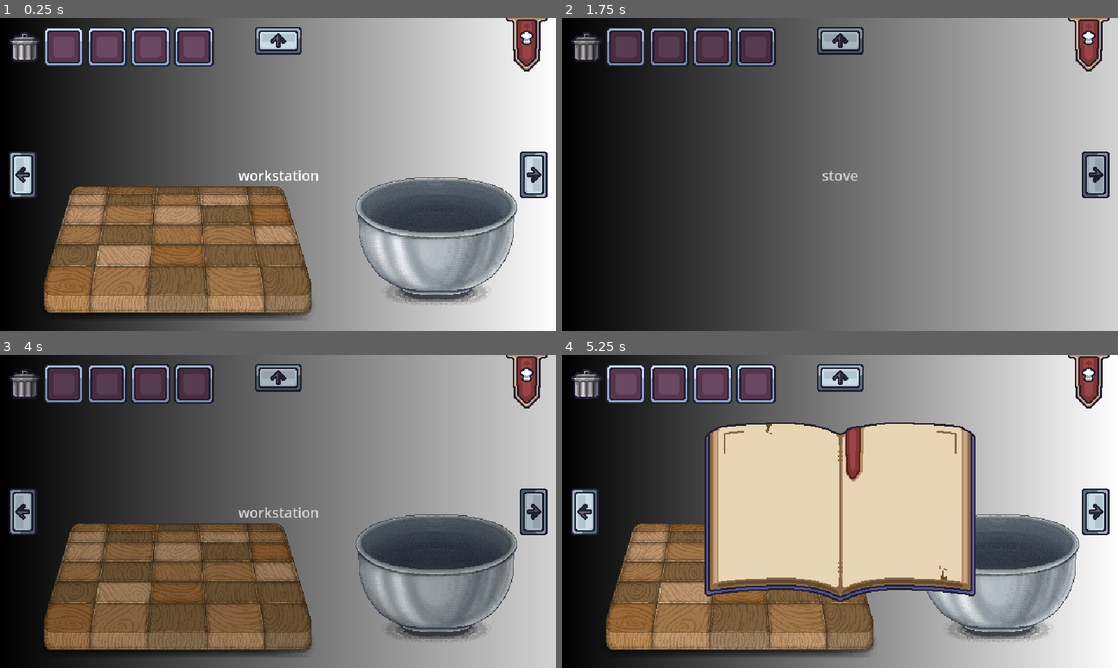
Above: before the commit, frames 1-4 (two rows, left to right).
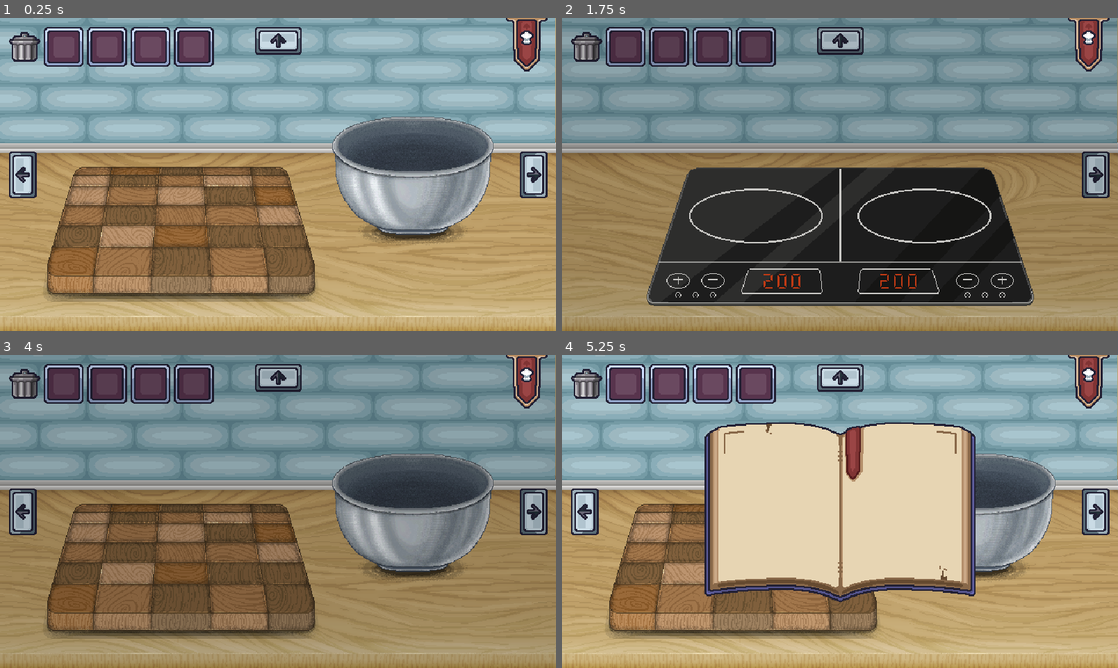
Above: after the commit, the same moments.

Repository: takanazwa5/BayoJajoJam
Game: Godot game, scene res://main.tscn
The game is run twice, just before and just after one commit, with the same random seed, the same clock (stepped at 60 frames per second) and the same inputs.
Inputs (mouse positions are in pixels of both pictures, inside the frame that each line leads up to; where the layout moved, square brackets give the same spot in the first picture):
- Up to frame 1 (0.25 s): no input
- Up to frame 2 (1.75 s): click (739, 233) [739, 252] at 0.5 s; click (595, 174) at 1.25 s
- Up to frame 3 (4 s): click (533, 511) at 2 s; click (278, 376) at 2.75 s; click (278, 646) at 3.5 s
- Up to frame 4 (5.25 s): click (1090, 380) at 4.25 s; click (739, 570) [739, 589] at 5 s

The runs differ from the first frame. In frame 1, 85% of the frame differs, in the area x 0-100%, y 0-100%; in frame 2, 85%; in frame 3, 82%; in frame 4, 62%.

Commit message:
backgrounds

Diff:
--- a/global.gd
+++ /dev/null
@@ -1 +0,0 @@
-extends Node
--- a/items/item_supply.gd
+++ b/items/item_supply.gd
@@ -1,7 +1,16 @@
-class_name ItemSupply extends TextureRect
+class_name ItemSupply extends Control
+
+
+const HAND_ICON: Texture2D = preload("uid://b441vvkqypjj3")
 
 
 @export var item_data: ItemData
+
+
+func _ready() -> void:
+
+	mouse_entered.connect(_on_mouse_entered)
+	mouse_exited.connect(_on_mouse_exited)
 
 
 func _get_drag_data(_at_position: Vector2) -> Variant:
@@ -17,3 +26,13 @@
 	preview.z_index = 99
 	set_drag_preview(preview)
 	return item_data.duplicate()
+
+
+func _on_mouse_entered() -> void:
+
+	Input.set_custom_mouse_cursor(HAND_ICON)
+
+
+func _on_mouse_exited() -> void:
+
+	Input.set_custom_mouse_cursor(null)
--- a/project.godot
+++ b/project.godot
@@ -14,10 +14,6 @@
 run/main_scene="uid://77go706q5sb7"
 config/features=PackedStringArray("4.4", "Forward Plus")
 config/icon="res://icon.svg"
-
-[autoload]
-
-Global="*res://global.gd"
 
 [debug]
 
--- a/views/fridge/fridge.tscn
+++ b/views/fridge/fridge.tscn
@@ -1,21 +1,11 @@
-[gd_scene load_steps=12 format=3 uid="uid://bjgc8hno8kvux"]
+[gd_scene load_steps=7 format=3 uid="uid://bjgc8hno8kvux"]
 
-[ext_resource type="Texture2D" uid="uid://cx4afth26gwx2" path="res://items/assets/brokul.png" id="1_5fe2l"]
-[ext_resource type="Texture2D" uid="uid://bc7nonddc01rq" path="res://items/assets/cukier.png" id="2_4esre"]
+[ext_resource type="Texture2D" uid="uid://jo0atp0084he" path="res://views/fridge/assets/BGlodowka.png" id="1_h0w0x"]
 [ext_resource type="Script" uid="uid://bp6fx3ssxnaru" path="res://items/item_supply.gd" id="2_p3eeh"]
 [ext_resource type="Resource" uid="uid://doif7hiq7adfr" path="res://items/item_data/brokul.tres" id="3_fa4kh"]
-[ext_resource type="Texture2D" uid="uid://cgjyecjbw3xgs" path="res://items/assets/jajo.png" id="3_p3eeh"]
-[ext_resource type="Texture2D" uid="uid://cr8l5bnwvu4eg" path="res://items/assets/pomidor.png" id="4_5iivk"]
 [ext_resource type="Resource" uid="uid://d30s64k5cg7pm" path="res://items/item_data/cukier.tres" id="5_ah73h"]
 [ext_resource type="Resource" uid="uid://b346kb7qxfq60" path="res://items/item_data/jajo.tres" id="7_h0w0x"]
 [ext_resource type="Resource" uid="uid://cgdmuopjig6nt" path="res://items/item_data/pomidor.tres" id="9_ah73h"]
-
-[sub_resource type="Gradient" id="Gradient_w60s7"]
-
-[sub_resource type="GradientTexture2D" id="GradientTexture2D_a3ir5"]
-gradient = SubResource("Gradient_w60s7")
-width = 640
-height = 360
 
 [node name="Fridge" type="Control"]
 layout_mode = 3
@@ -32,59 +22,40 @@
 anchor_bottom = 1.0
 grow_horizontal = 2
 grow_vertical = 2
-texture = SubResource("GradientTexture2D_a3ir5")
+texture = ExtResource("1_h0w0x")
 
-[node name="Label" type="Label" parent="BG"]
-layout_mode = 1
-anchors_preset = 8
-anchor_left = 0.5
-anchor_top = 0.5
-anchor_right = 0.5
-anchor_bottom = 0.5
-offset_left = -23.0
-offset_top = -11.5
-offset_right = 23.0
-offset_bottom = 11.5
-grow_horizontal = 2
-grow_vertical = 2
-text = "fridge"
-
-[node name="Brokul" type="TextureRect" parent="."]
-layout_mode = 0
-offset_left = 413.0
+[node name="Brokul" type="Control" parent="."]
+anchors_preset = 0
+offset_left = 39.0
 offset_top = 229.0
-offset_right = 545.0
+offset_right = 143.0
 offset_bottom = 327.0
-texture = ExtResource("1_5fe2l")
 script = ExtResource("2_p3eeh")
 item_data = ExtResource("3_fa4kh")
 
-[node name="Cukier" type="TextureRect" parent="."]
-layout_mode = 0
-offset_left = 297.0
-offset_top = 253.0
-offset_right = 389.0
-offset_bottom = 338.0
-texture = ExtResource("2_4esre")
+[node name="Cukier" type="Control" parent="."]
+anchors_preset = 0
+offset_left = 194.0
+offset_top = 72.0
+offset_right = 288.0
+offset_bottom = 145.0
 script = ExtResource("2_p3eeh")
 item_data = ExtResource("5_ah73h")
 
-[node name="Jajo" type="TextureRect" parent="."]
-layout_mode = 0
-offset_left = 487.0
-offset_top = 168.0
-offset_right = 526.0
-offset_bottom = 224.0
-texture = ExtResource("3_p3eeh")
+[node name="Jajo" type="Control" parent="."]
+anchors_preset = 0
+offset_left = 344.0
+offset_top = 48.0
+offset_right = 637.0
+offset_bottom = 339.0
 script = ExtResource("2_p3eeh")
 item_data = ExtResource("7_h0w0x")
 
-[node name="Pomidor" type="TextureRect" parent="."]
-layout_mode = 0
-offset_left = 460.0
-offset_top = 62.0
-offset_right = 529.0
-offset_bottom = 143.0
-texture = ExtResource("4_5iivk")
+[node name="Pomidor" type="Control" parent="."]
+anchors_preset = 0
+offset_left = 144.0
+offset_top = 241.0
+offset_right = 262.0
+offset_bottom = 334.0
 script = ExtResource("2_p3eeh")
 item_data = ExtResource("9_ah73h")
--- a/views/stove/stove.tscn
+++ b/views/stove/stove.tscn
@@ -1,11 +1,6 @@
-[gd_scene load_steps=3 format=3 uid="uid://bkh2nk2f1t3kw"]
+[gd_scene load_steps=2 format=3 uid="uid://bkh2nk2f1t3kw"]
 
-[sub_resource type="Gradient" id="Gradient_w60s7"]
-
-[sub_resource type="GradientTexture2D" id="GradientTexture2D_a3ir5"]
-gradient = SubResource("Gradient_w60s7")
-width = 640
-height = 360
+[ext_resource type="Texture2D" uid="uid://y81jsjhbbkkd" path="res://views/stove/assets/BG_Kuchenka.png" id="1_ocp5c"]
 
 [node name="Stove" type="Control"]
 layout_mode = 3
@@ -22,19 +17,4 @@
 anchor_bottom = 1.0
 grow_horizontal = 2
 grow_vertical = 2
-texture = SubResource("GradientTexture2D_a3ir5")
-
-[node name="Label" type="Label" parent="BG"]
-layout_mode = 1
-anchors_preset = 8
-anchor_left = 0.5
-anchor_top = 0.5
-anchor_right = 0.5
-anchor_bottom = 0.5
-offset_left = -21.0
-offset_top = -11.5
-offset_right = 21.0
-offset_bottom = 11.5
-grow_horizontal = 2
-grow_vertical = 2
-text = "stove"
+texture = ExtResource("1_ocp5c")
--- a/views/workstation/workstation.tscn
+++ b/views/workstation/workstation.tscn
@@ -1,14 +1,8 @@
-[gd_scene load_steps=5 format=3 uid="uid://r4ucx3ggx272"]
+[gd_scene load_steps=4 format=3 uid="uid://r4ucx3ggx272"]
 
 [ext_resource type="PackedScene" uid="uid://ckt18pc2pxtlo" path="res://deska/cutting_board.tscn" id="1_0jq2i"]
+[ext_resource type="Texture2D" uid="uid://bpt8i2d2334sq" path="res://shared/BG_Base.png" id="1_ng4il"]
 [ext_resource type="PackedScene" uid="uid://igstmgi4psu" path="res://miska/bowl.tscn" id="2_4tu5v"]
-
-[sub_resource type="Gradient" id="Gradient_cba3g"]
-
-[sub_resource type="GradientTexture2D" id="GradientTexture2D_a3ir5"]
-gradient = SubResource("Gradient_cba3g")
-width = 640
-height = 360
 
 [node name="Workstation" type="Control"]
 layout_mode = 3
@@ -25,32 +19,17 @@
 anchor_bottom = 1.0
 grow_horizontal = 2
 grow_vertical = 2
-texture = SubResource("GradientTexture2D_a3ir5")
-
-[node name="Label" type="Label" parent="BG"]
-layout_mode = 1
-anchors_preset = 8
-anchor_left = 0.5
-anchor_top = 0.5
-anchor_right = 0.5
-anchor_bottom = 0.5
-offset_left = -46.5
-offset_top = -11.5
-offset_right = 46.5
-offset_bottom = 11.5
-grow_horizontal = 2
-grow_vertical = 2
-text = "workstation"
+texture = ExtResource("1_ng4il")
 
 [node name="CuttingBoard" parent="." instance=ExtResource("1_0jq2i")]
 layout_mode = 1
 anchors_preset = 2
 anchor_top = 1.0
 anchor_bottom = 1.0
-offset_left = 45.0
-offset_top = -167.0
-offset_right = 363.0
-offset_bottom = -12.0
+offset_left = 49.0
+offset_top = -189.0
+offset_right = 367.0
+offset_bottom = -34.0
 grow_vertical = 0
 
 [node name="Bowl" parent="." instance=ExtResource("2_4tu5v")]
@@ -60,9 +39,9 @@
 anchor_top = 1.0
 anchor_right = 1.0
 anchor_bottom = 1.0
-offset_left = -231.0
-offset_top = -177.0
-offset_right = -45.0
-offset_bottom = -29.0
+offset_left = -258.0
+offset_top = -247.0
+offset_right = -72.0
+offset_bottom = -99.0
 grow_horizontal = 0
 grow_vertical = 0
Not shown, removed: global.gd.uid
Binary file added: items/assets/lapka.png
Not shown, added: items/assets/lapka.png.import
Binary file added: shared/BG_Base.png
Not shown, added: shared/BG_Base.png.import
Binary file added: views/fridge/assets/BGlodowka.png
Not shown, added: views/fridge/assets/BGlodowka.png.import
Binary file added: views/stove/assets/BG_Kuchenka.png
Not shown, added: views/stove/assets/BG_Kuchenka.png.import
